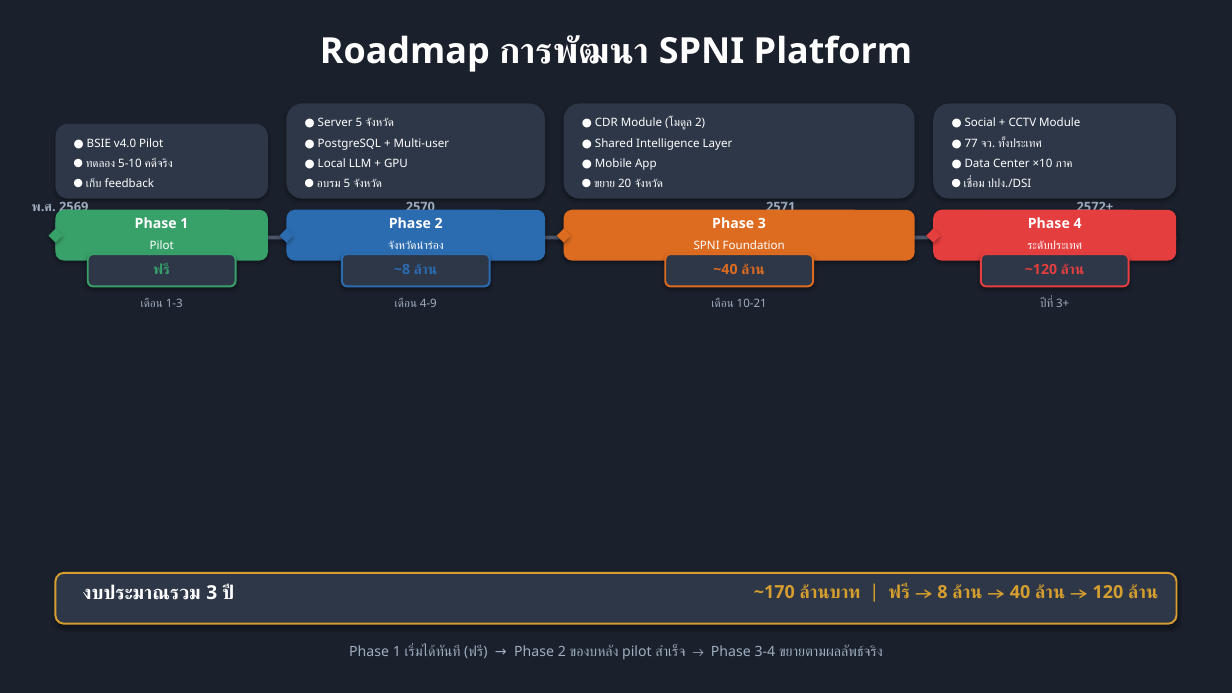
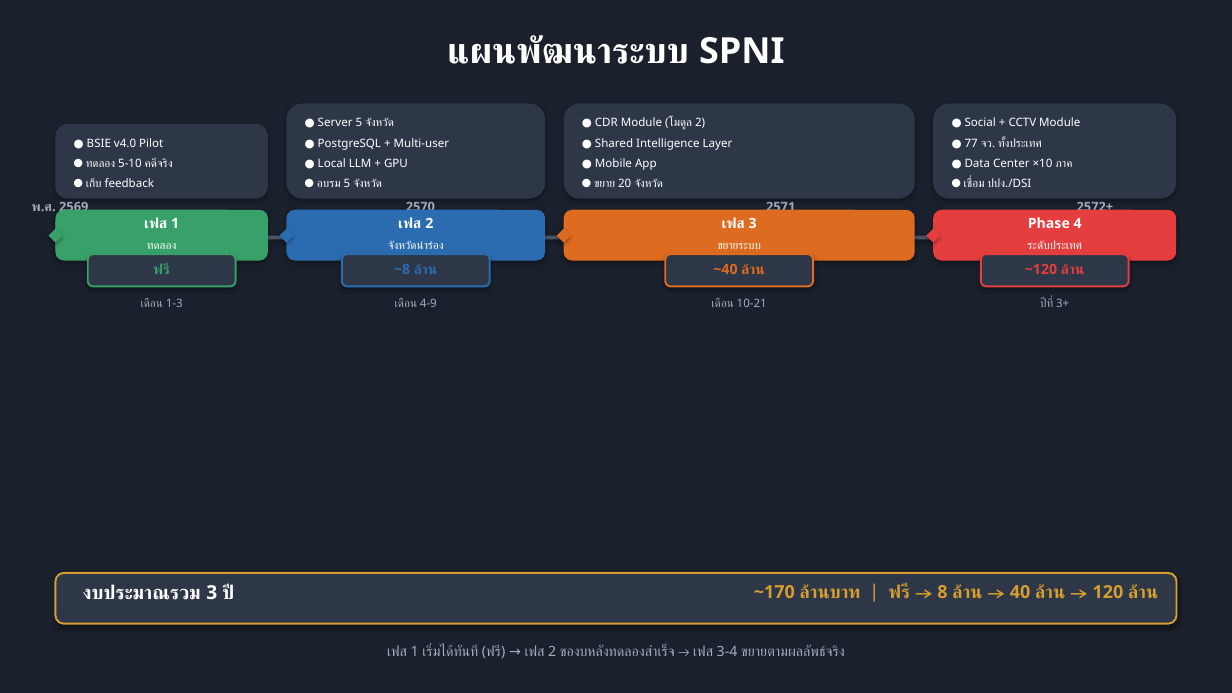
Before and after one commit to numsarai/Saraithong-BSIE, a slide deck: slide 15 of docs/SPNI_BSIE_Presentation.pptx. Drawn at 1232x693 pixels with LibreOffice and Linux fonts; fonts in the diff are those of the drawing. Boxes give left, top, right and bottom in pixels: in the first picture for what was removed or moved away, otherwise in the second. Text is boxed around its words. In the diff, an @@ line names an element or a change of style, - is before the commit and + after.

```diff
--- a/docs/SPNI_BSIE_Presentation.pptx
+++ b/docs/SPNI_BSIE_Presentation.pptx
@@ text at (447,35,784,64): text changed @@
-Roadmap การพัฒนา SPNI Platform
+แผนพัฒนาระบบ SPNI
@@ text at (144,217,179,228): text changed @@
-Phase 1
+เฟส 1
@@ text at (398,217,433,228): text changed @@
-Phase 2
+เฟส 2
@@ text at (722,217,757,228): text changed @@
-Phase 3
+เฟส 3
@@ text at (147,243,176,249): text changed @@
-Pilot
+ทดลอง
@@ text at (717,243,761,249): text changed @@
-SPNI Foundation
+ขยายระบบ
@@ text at (387,644,845,658): text changed @@
-Phase 1 เริ่มได้ทันที (ฟรี) → Phase 2 ของบหลัง pilot สำเร็จ → Phase 3-4 ขยายตามผลลัพธ์จริง
+เฟส 1 เริ่มได้ทันที (ฟรี) → เฟส 2 ของบหลังทดลองสำเร็จ → เฟส 3-4 ขยายตามผลลัพธ์จริง
```
Also in this commit, not shown: 20 other slides changed, 2 other files.
